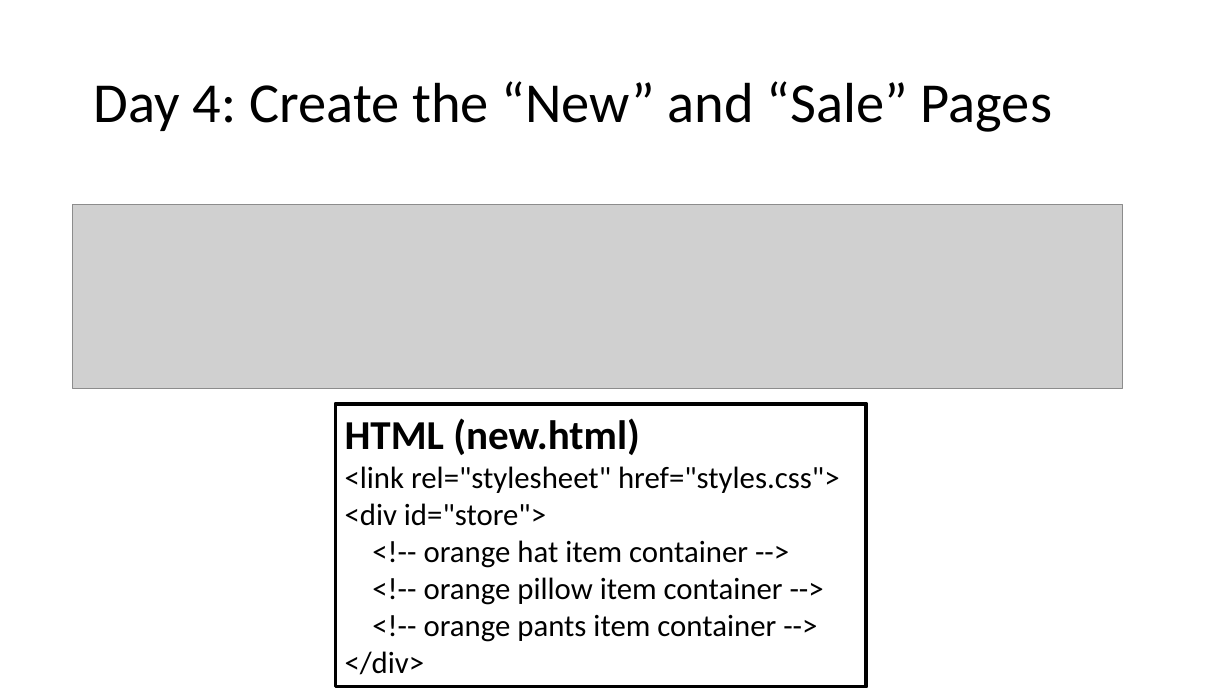
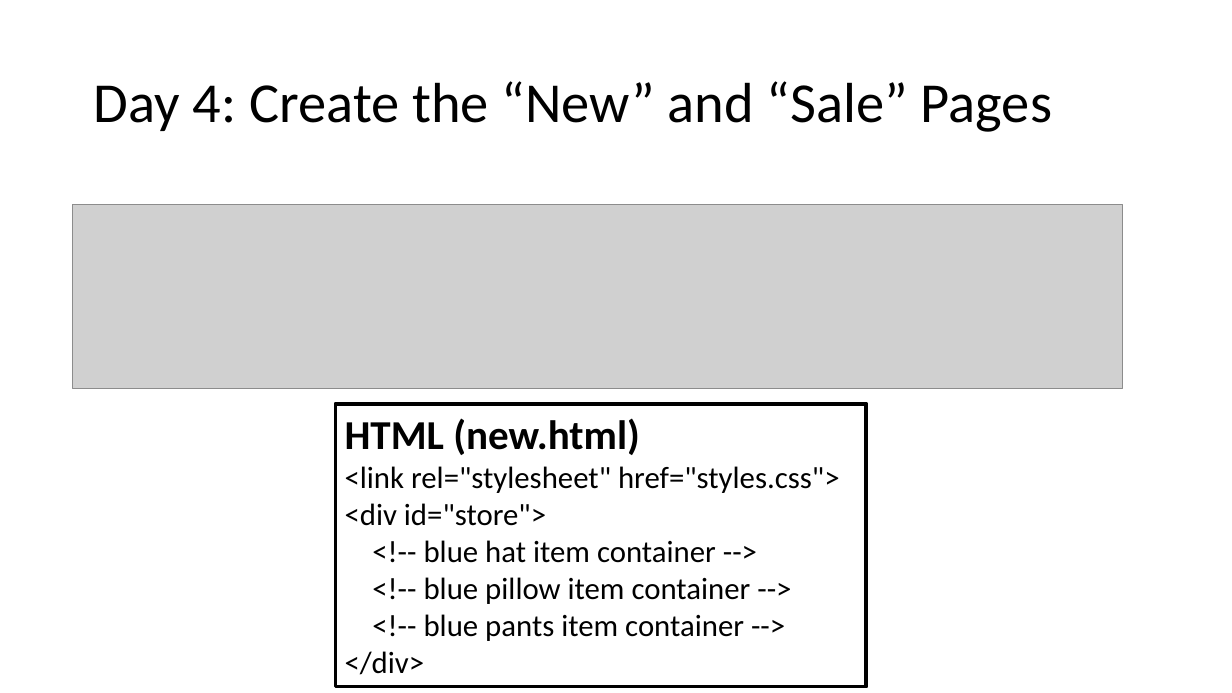
Before and after one commit to MrJoshGross/Course-Curricular-Material, a slide deck: slide 10 of Computer Science Discoveries/Projects/Project 3/Project 3 Checklist.pptx. Drawn at 1232x693 pixels with LibreOffice and Linux fonts; fonts in the diff are those of the drawing; grey boxes stand for pictures. Boxes give left, top, right and bottom in pixels: in the first picture for what was removed or moved away, otherwise in the second. Text is boxed around its words. In the diff, an @@ line names an element or a change of style, - is before the commit and + after.

Commit message:
Update Project 3 Checklist.pptx
fix typo

```diff
--- a/Computer Science Discoveries/Projects/Project 3/Project 3 Checklist.pptx
+++ b/Computer Science Discoveries/Projects/Project 3/Project 3 Checklist.pptx
@@ text in rectangle at (x1=424, y1=540, x2=751, y2=641): text changed @@
-<!-- orange hat item container -->
-<!-- orange pillow item container -->
-<!-- orange pants item container -->
+<!-- blue hat item container -->
+<!-- blue pillow item container -->
+<!-- blue pants item container -->
```
